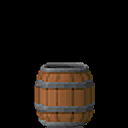
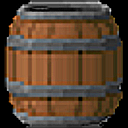
Two versions of the same layered image (128×128). Layer-by-layer changes:
added layer "Capa pegada" above "09-barrel.png" over [4, 0, 123, 128]
painted on "09-barrel.png" over [34, 62, 95, 128]
